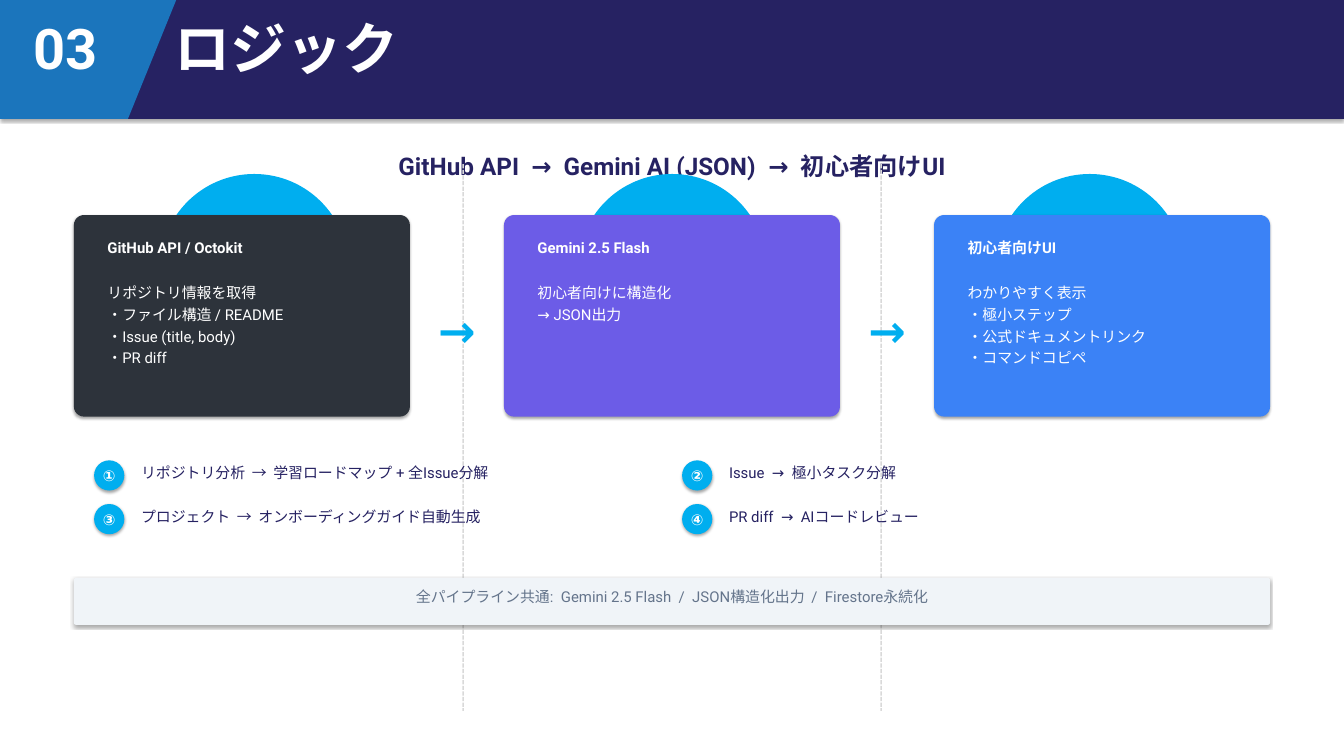
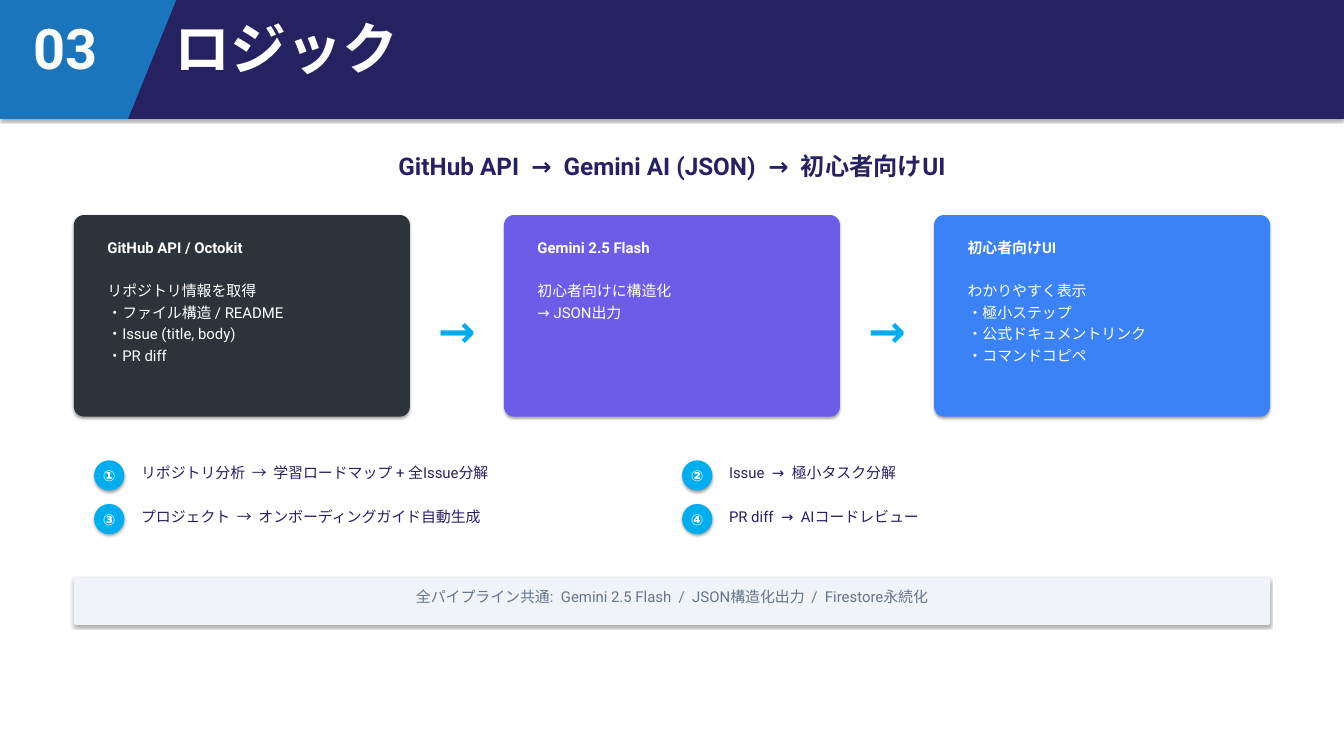
Before and after one commit to takumayellow/slide-generation-demo, a slide deck: slide 1 of outputs/StepByハッカソン/ロジック_スライド_完成.pptx. Drawn at 1344x756 pixels with LibreOffice and Linux fonts; fonts in the diff are those of the drawing; grey boxes stand for pictures. Boxes give left, top, right and bottom in pixels: in the first picture for what was removed or moved away, otherwise in the second. Text is boxed around its words. In the diff, an @@ line names an element or a change of style, - is before the commit and + after.

Commit message:
バージョン1

```diff
--- a/outputs/StepByハッカソン/ロジック_スライド_完成.pptx
+++ b/outputs/StepByハッカソン/ロジック_スライド_完成.pptx
@@ freeform shape removed at [160, 174, 349, 363] @@
@@ line removed from (463, 164) to (463, 711) @@
@@ freeform shape removed at [578, 174, 767, 363] @@
@@ line removed from (881, 164) to (881, 711) @@
@@ freeform shape removed at [995, 174, 1184, 363] @@
```
